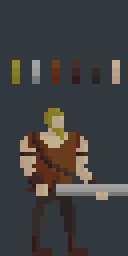
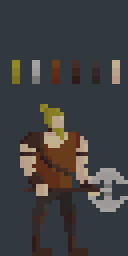
Layered file, before and after one edit (w=128, h=256). Changes by layer:
painted on "Head" over [40, 104, 52, 132]
painted on "Right Arm" over [20, 132, 128, 212]
painted on "Left Arm" over [76, 172, 100, 196]
painted on "Legs" over [32, 212, 76, 224]
